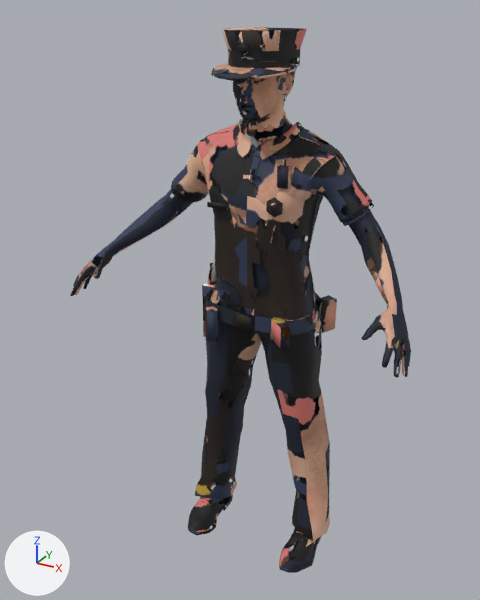
A saved change to the glTF model assets/games/troll-ops/models/cop-patrol.glb.
The view is the same before and after, from a camera (50 mm lens) standing at (0.911, -1.848, 1.824) and looking at (-0.053, -0.097, 0.948). Arrows for +X, +Y and +Z are at lower left; the lights stay in place. The older version comes first. Vertices at exactly the same position are counted once.

In view in the first picture: 'CB_patrol'.
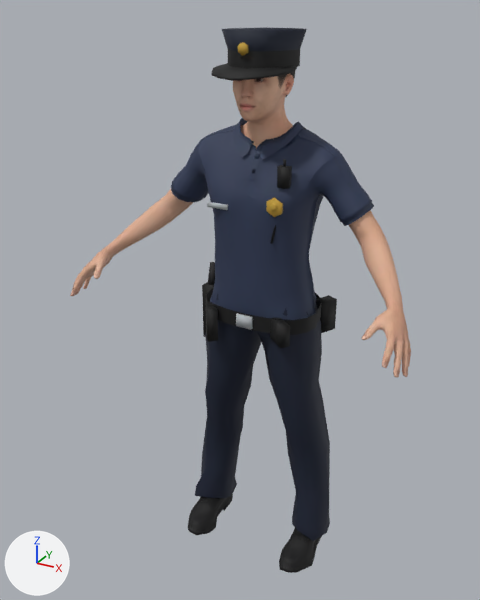
Pixel boxes [x1, y1, x2, y2] of what changed, in the pictures (480 x 600 px; the box of a moved part takes in the faces that stretch with it):
part 1 of me_cb_human_001, moved or reshaped: before [71, 46, 410, 502]; after [70, 72, 411, 377]
part 2 of me_cb_human_001, surface changed: [70, 27, 409, 573] in both

Patch to the scene script:
```diff
--- a/assets/games/troll-ops/models/cop-patrol.glb.py
+++ b/assets/games/troll-ops/models/cop-patrol.glb.py
@@ me_cb_human_001 @@
 # used by ob_cb_patrol; location = (0.0, 0.0, 0.0)
-me_cb_human_001.from_pydata(...)  # 6770 vertices, 12452 faces; spans x -0.56..0.56, y -0.38..0.17, z -0.03..1.77
+me_cb_human_001.from_pydata(...)  # 6843 vertices, 12454 faces; spans x -0.56..0.56, y -0.38..0.17, z -0.03..1.77
+# me_cb_human_001 part 1: 296 vertices moved within x -0.56..0.56, y -0.37..0.06, z 0.91..1.75; 1240 vertices removed from x -0.56..0.56, y -0.34..0.1, z 0.16..1.74; 1313 vertices added at x -0.56..0.56, y -0.37..0.09, z 0.83..1.75
+# me_cb_human_001 part 2: 6268 kept faces spanning x -0.56..0.56, y -0.38..0.17, z -0.03..1.77 get new texture (UV) coordinates
 me_cb_human_001.materials.append(mat_cb_patrol)
```
